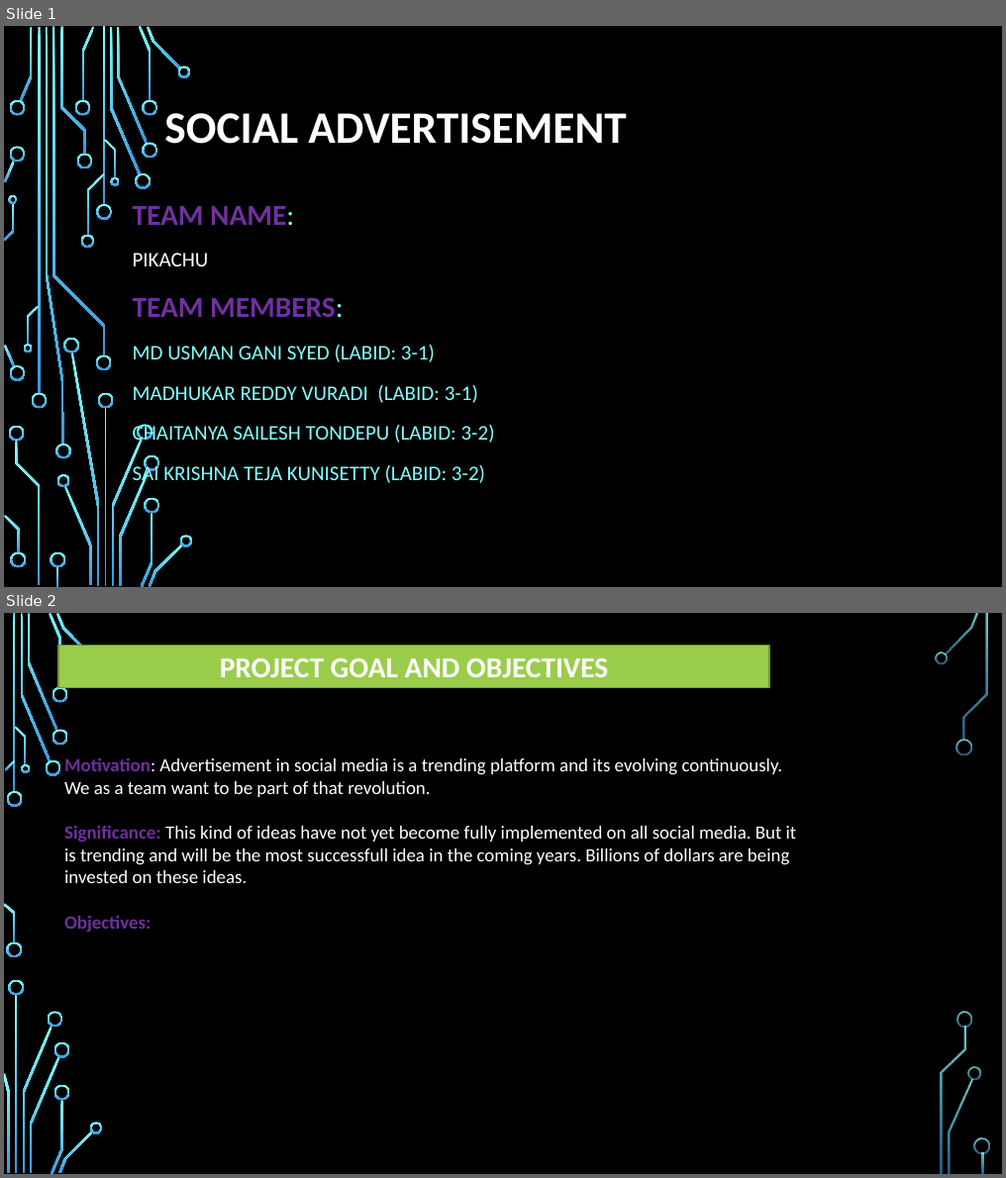
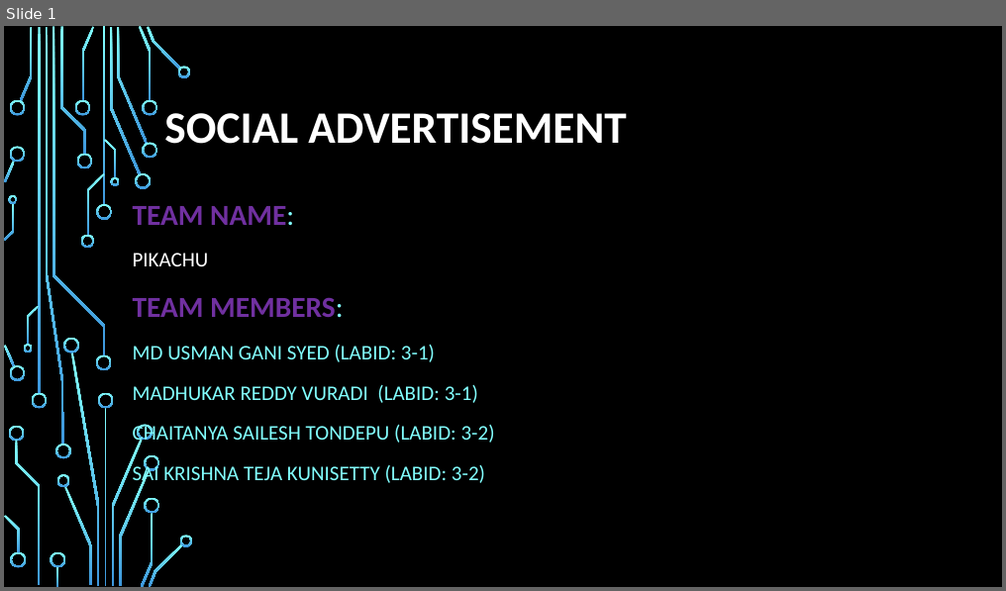
Before and after one commit to gani938/ASE-PROJECT, a slide deck: documentation/Presentation.pptx. Shown one above the other, each under a label of ours: slides 1 and 2 before the commit, slide 1 after it. The pictures are 1006x1178 and 1006x591 pixels, drawn with LibreOffice and Linux fonts; fonts in the diff are those of the drawing; background and template pictures are left out. Boxes give left, top, right and bottom in pixels: in the first picture for what was removed or moved away, otherwise in the second. Text is boxed around its words. In the diff, an @@ line names an element or a change of style, - is before the commit and + after.

Commit message:
ppt

```diff
--- a/documentation/Presentation.pptx
+++ b/documentation/Presentation.pptx
@@ slide 2 removed at box(4, 613, 1002, 1174), background picture (left out) @@
@@ rectangle removed at box(58, 646, 770, 688) @@
-PROJECT GOAL AND OBJECTIVES
@@ text removed at box(64, 759, 797, 932) @@
-Motivation: Advertisement in social media is a trending platform and its evolving continuously. We as a team want to be part of that revolution.
-Significance: This kind of ideas have not yet become fully implemented on all social media. But it is trending and will be the most successfull idea in the coming years. Billions of dollars are being invested on these ideas.
-Objectives: TO POST AN AR ADD ON SOCIAL MEDIA
@@ group removed at box(4, 613, 990, 1174): 32 freeform shapes, 3 rectangles @@
```
Also in this commit, not shown: 5 slides added, 4 other slides removed.
